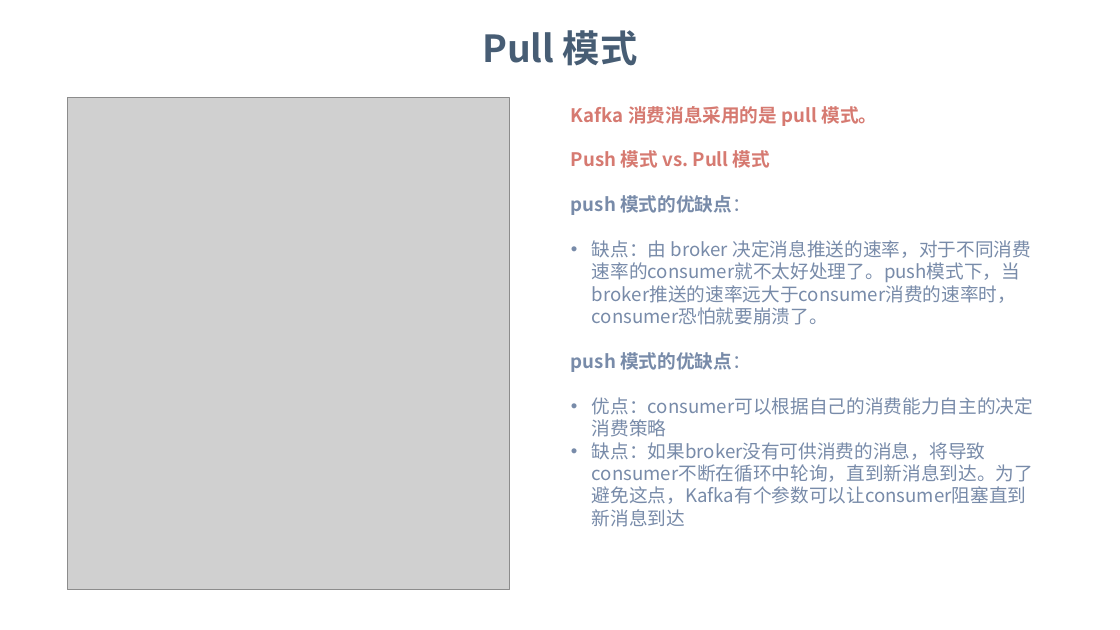
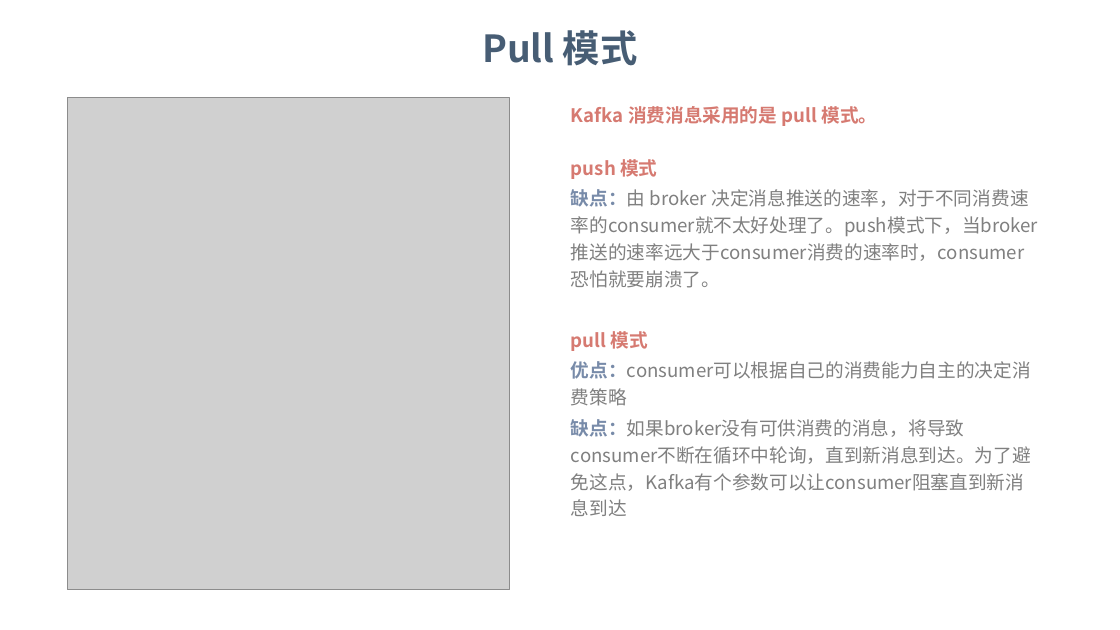
Before and after one commit to dunwu/bigdata-tutorial, a slide deck: slide 15 of assets/kafka/kafka.pptx (slide 14 before the commit). Drawn at 1120x630 pixels with LibreOffice and Linux fonts; fonts in the diff are those of the drawing; grey boxes stand for pictures; background and template pictures are left out. Boxes give left, top, right and bottom in pixels: in the first picture for what was removed or moved away, otherwise in the second. Text is boxed around its words. In the diff, an @@ line names an element or a change of style, - is before the commit and + after.

```diff
--- a/assets/kafka/kafka.pptx
+++ b/assets/kafka/kafka.pptx
@@ text at box(571, 159, 657, 179): text changed @@
-Push 模式 vs. Pull 模式
-push 模式的优缺点：
+push 模式
@@ text at box(571, 189, 1038, 491): text colour #788BA9 to #808080 in "缺点：由 broker 决定消息推送的速率，对于不同消费速率的consumer就不太好处理了。push模式下，当brok ...", "优点：consumer可以根据自己的消费能力自主的决定消费策略", "缺点：如果broker没有可供消费的消息，将导致consumer不断在循环中轮询，直到新消息到达。为了避免这点，Kafk ..."; bold on in "缺点：由", "优点：consumer可以根据自己的消费能力自主的决定消费策略", "缺点：如果broker没有可供消费的消息，将导致consumer不断在循环中轮询，直到新消息到达。为了避免这点，Kafk ..."; bullet • to none; line spacing 1 to 1.2; more space between paragraphs @@
@@ text at box(571, 331, 648, 351): text changed; text colour #788BA9 to #D67A71 @@
-push 模式的优缺点：
+pull 模式
```
Also in this commit, not shown: 19 other slides changed, 2 slides added, 2 slides removed.
